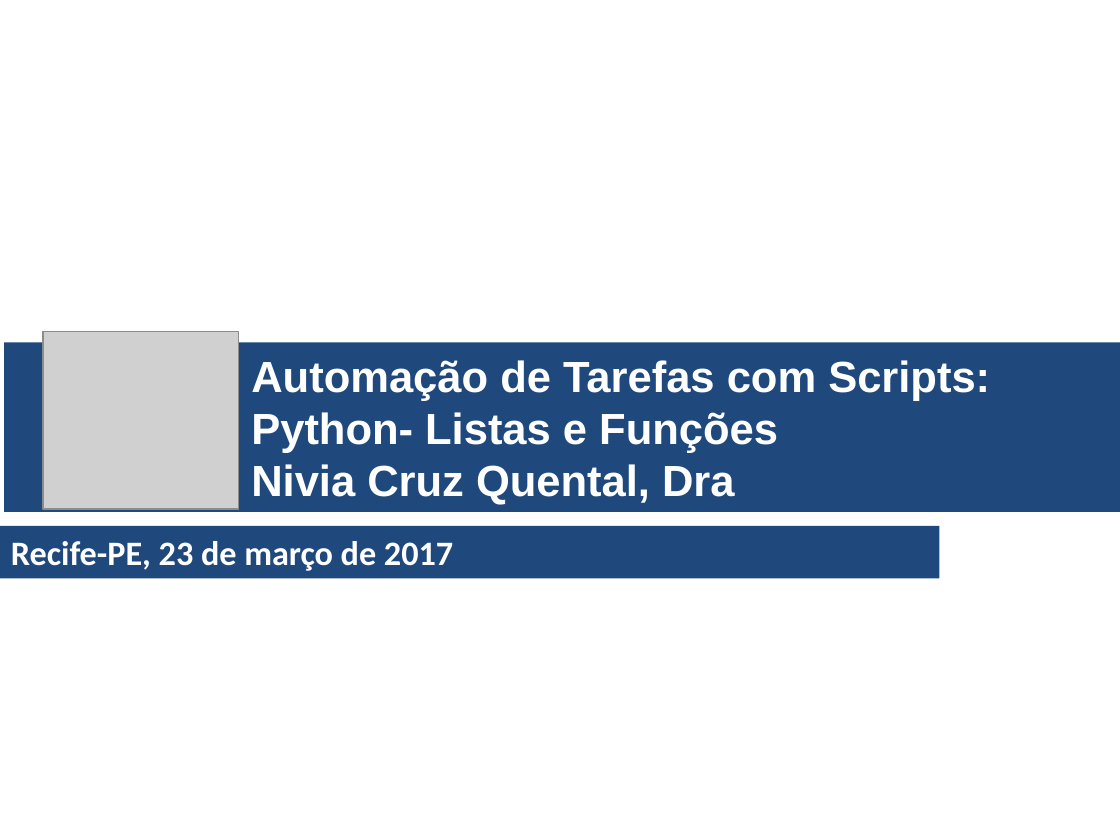
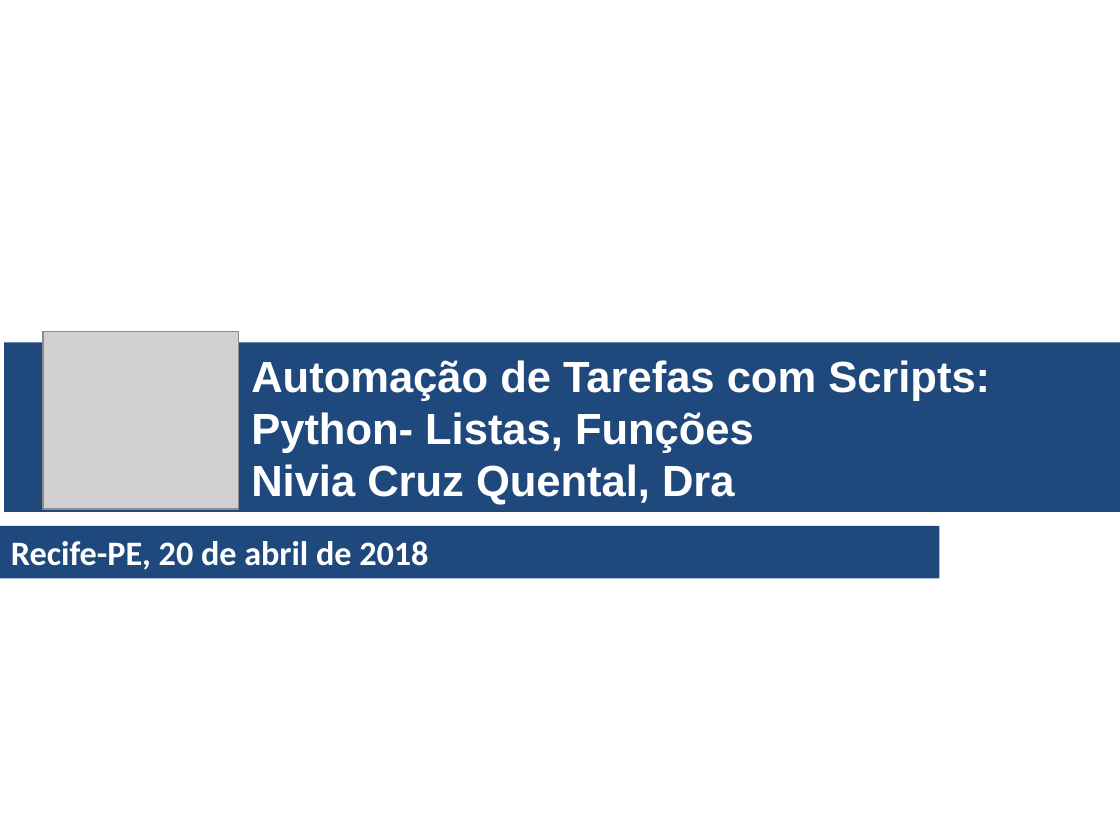
Before and after one commit to niviaquental/niviaquental.github.io, a slide deck: slide 1 of AutomacaoComScripts/Aula05-PythonFuncoesListas/05-PythonFuncoesListas.pptx. Drawn at 1120x840 pixels with LibreOffice and Linux fonts; fonts in the diff are those of the drawing; grey boxes stand for pictures; background and template pictures are left out. Boxes give left, top, right and bottom in pixels: in the first picture for what was removed or moved away, otherwise in the second. Text is boxed around its words. In the diff, an @@ line names an element or a change of style, - is before the commit and + after.

```diff
--- a/AutomacaoComScripts/Aula05-PythonFuncoesListas/05-PythonFuncoesListas.pptx
+++ b/AutomacaoComScripts/Aula05-PythonFuncoesListas/05-PythonFuncoesListas.pptx
@@ text in rectangle at <box>251,412,754,453</box>: text changed @@
-Python- Listas e Funções
+Python- Listas, Funções
@@ text in rectangle at <box>11,541,428,570</box>: text changed @@
-Recife-PE, 23 de março de 2017
+Recife-PE, 20 de abril de 2018
```
Also in this commit, not shown: 1 other file.
